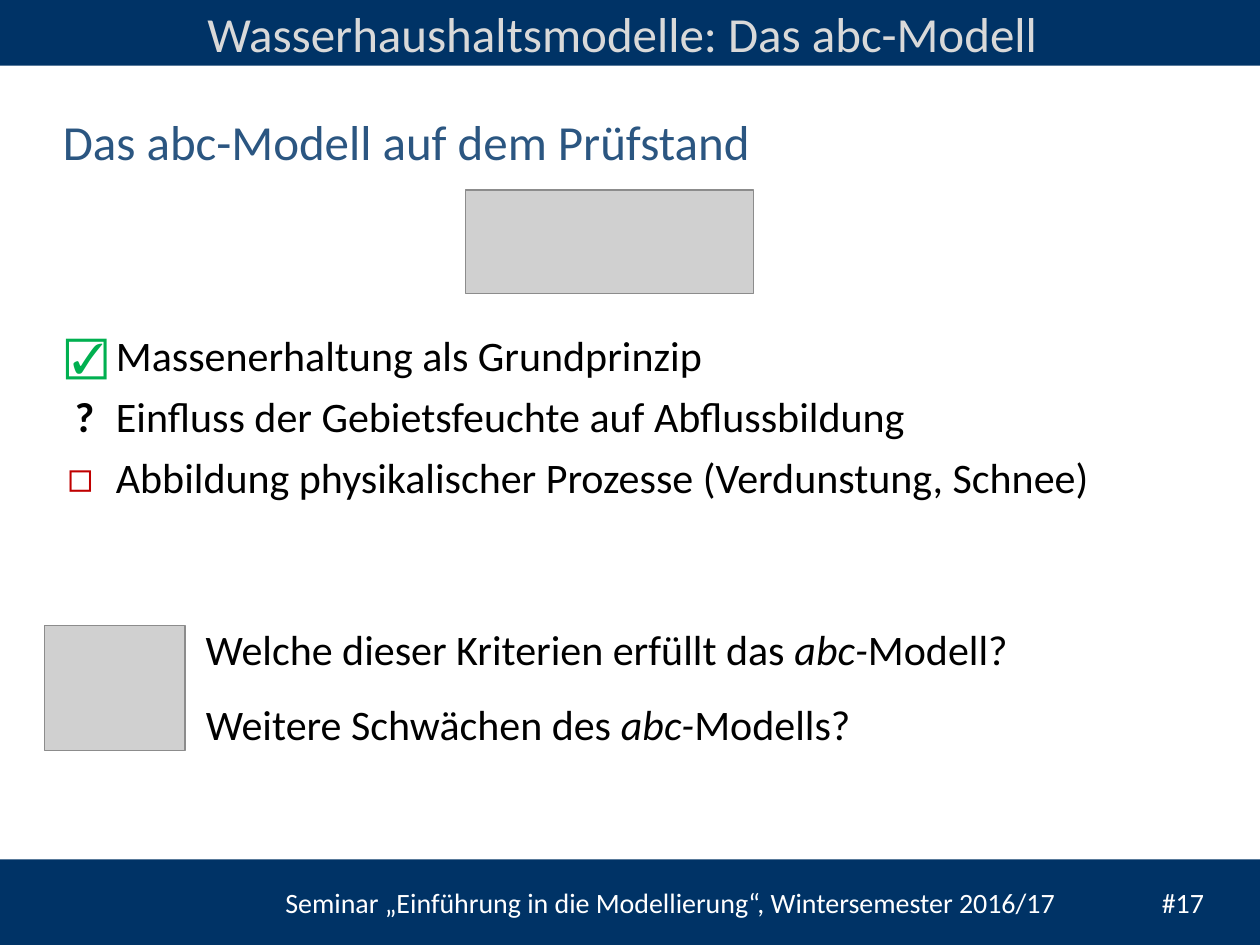
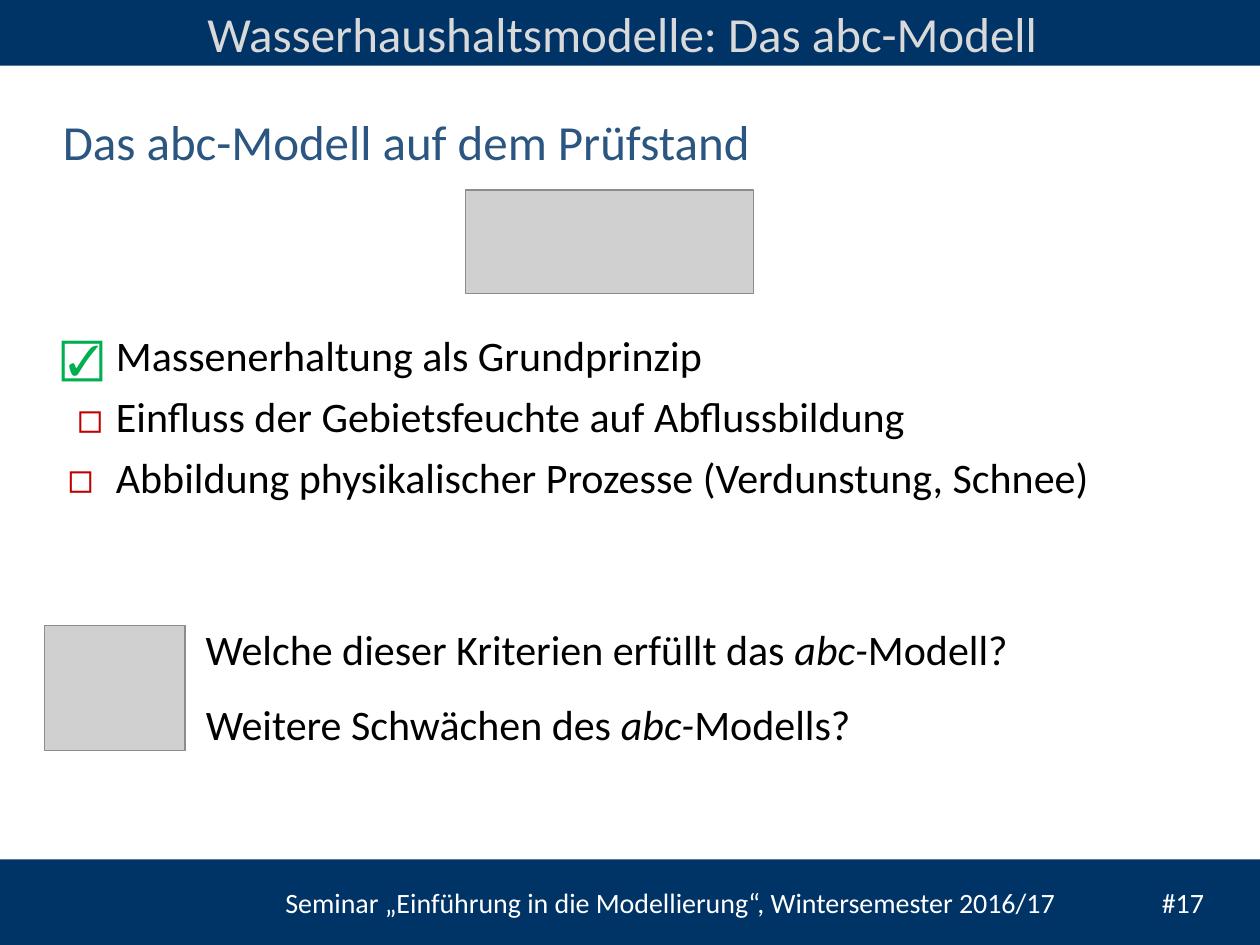
Before and after one commit to heistermann/Einf_Modellierung, a slide deck: slide 17 of Termin_4/folien/UebungModellierung#4.pptx. Drawn at 1260x945 pixels with LibreOffice and Linux fonts; fonts in the diff are those of the drawing; grey boxes stand for pictures; background and template pictures are left out. Boxes give left, top, right and bottom in pixels: in the first picture for what was removed or moved away, otherwise in the second. Text is boxed around its words. In the diff, an @@ line names an element or a change of style, - is before the commit and + after.

```diff
--- a/Termin_4/folien/UebungModellierung#4.pptx
+++ b/Termin_4/folien/UebungModellierung#4.pptx
@@ text at bbox=[44, 325, 103, 512]: paragraph removed @@
-?
@@ text at bbox=[44, 325, 103, 512]: paragraph added @@
+◻
@@ text "☑": place and size @@
-text "☑" at bbox=[66, 324, 105, 510]
+text "☑" at bbox=[44, 325, 103, 512]
@@ text "☑" at bbox=[44, 325, 103, 512]: alignment centre to right @@
```
Also in this commit, not shown: 3 other slides changed, 15 other files.
